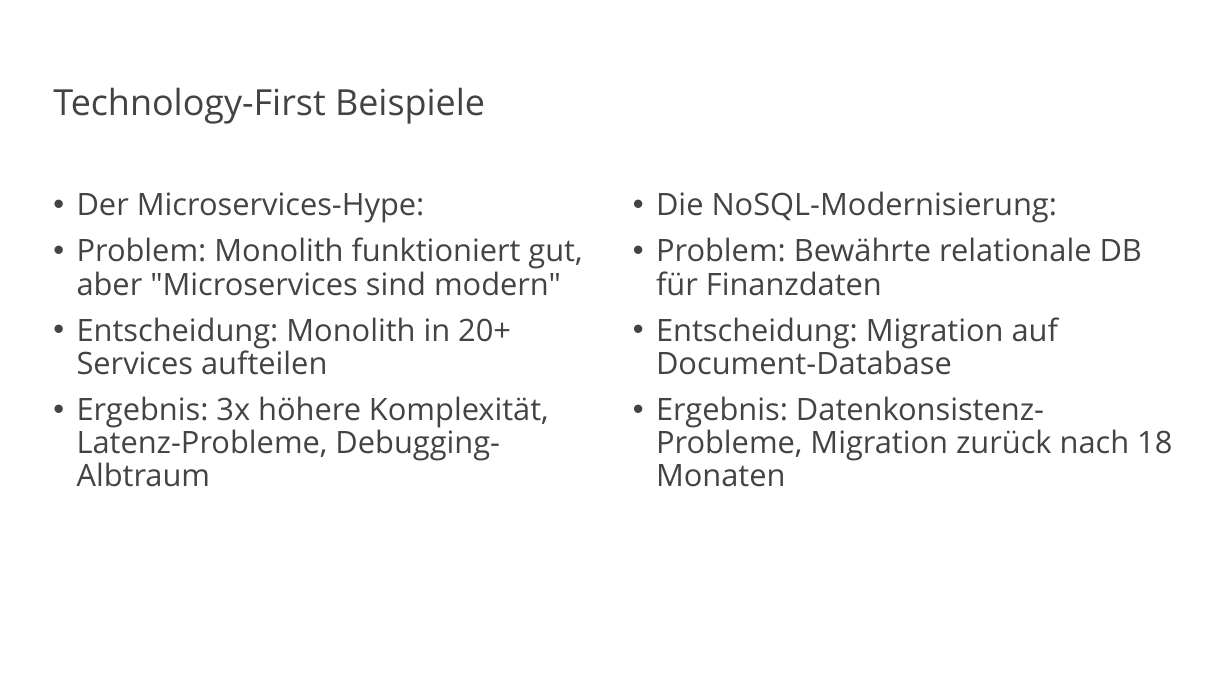
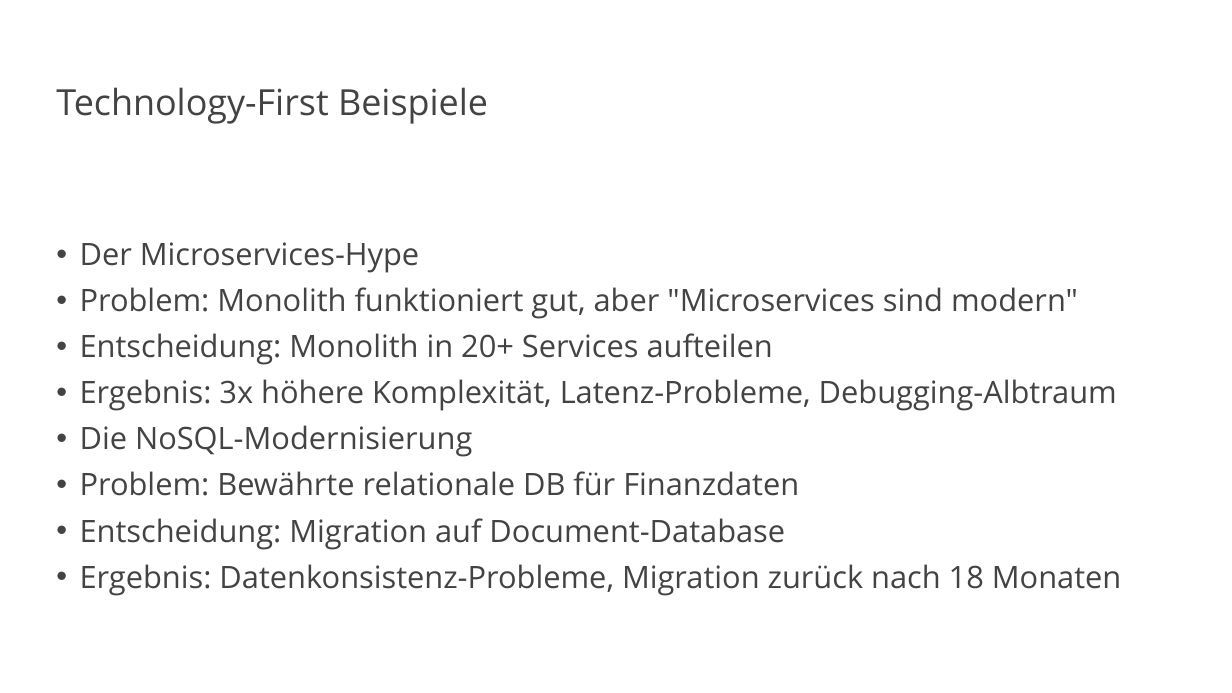
Before and after one commit to vanillacore-net/september-2025-telekom-training, a slide deck: slide 18 of presentations/powerpoint/intro-presentation.pptx (slide 22 before the commit). Drawn at 1232x693 pixels with LibreOffice and Linux fonts; fonts in the diff are those of the drawing; background and template pictures are left out. Boxes give left, top, right and bottom in pixels: in the first picture for what was removed or moved away, otherwise in the second. Text is boxed around its words. In the diff, an @@ line names an element or a change of style, - is before the commit and + after.

Commit message:
URGENT: Fix PowerPoint formatting and remove markdown syntax
- Fixed critical markdown syntax appearing in presentation text
- Applied proper PowerPoint bold formatting instead of markdown markers
- Structured slides correctly with bold section headers and bullet points
- Generated professional presentation with clean formatting
- Processed 29 slides from intro-content-extracted.md
- Created presentations/powerpoint/intro-presentation.pptx (135KB)
- Removed ALL markdown formatting (**, ##, ###) from displayed text

```diff
--- a/presentations/powerpoint/intro-presentation.pptx
+++ b/presentations/powerpoint/intro-presentation.pptx
@@ text removed at [656,191,1172,487] @@
-• Die NoSQL-Modernisierung:
-• Problem: Bewährte relationale DB für Finanzdaten
-• Entscheidung: Migration auf Document-Database
-• Ergebnis: Datenkonsistenz-Probleme, Migration zurück nach 18 Monaten
@@ text at [80,242,419,273]: text changed @@
-• Der Microservices-Hype:
+• Der Microservices-Hype
@@ text at [80,425,1121,596]: paragraphs added @@
+• Die NoSQL-Modernisierung
+• Problem: Bewährte relationale DB für Finanzdaten
+• Entscheidung: Migration auf Document-Database
+• Ergebnis: Datenkonsistenz-Probleme, Migration zurück nach 18 Monaten
```
Also in this commit, not shown: 28 other slides changed, 6 slides removed, 1 other file.
